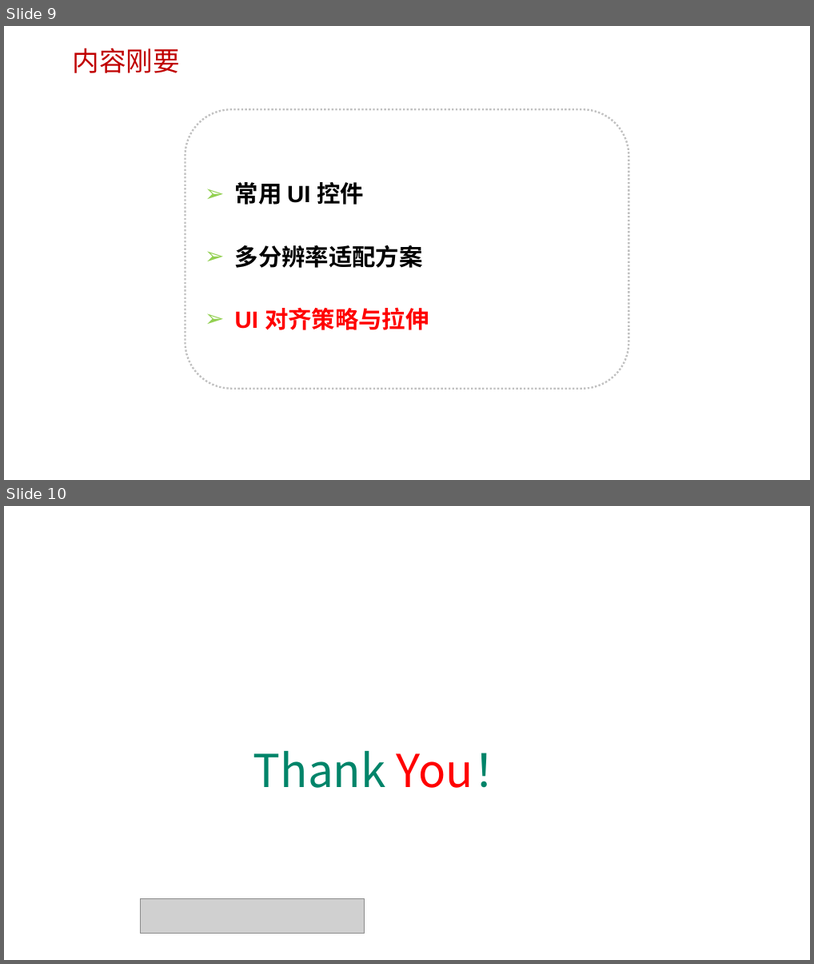
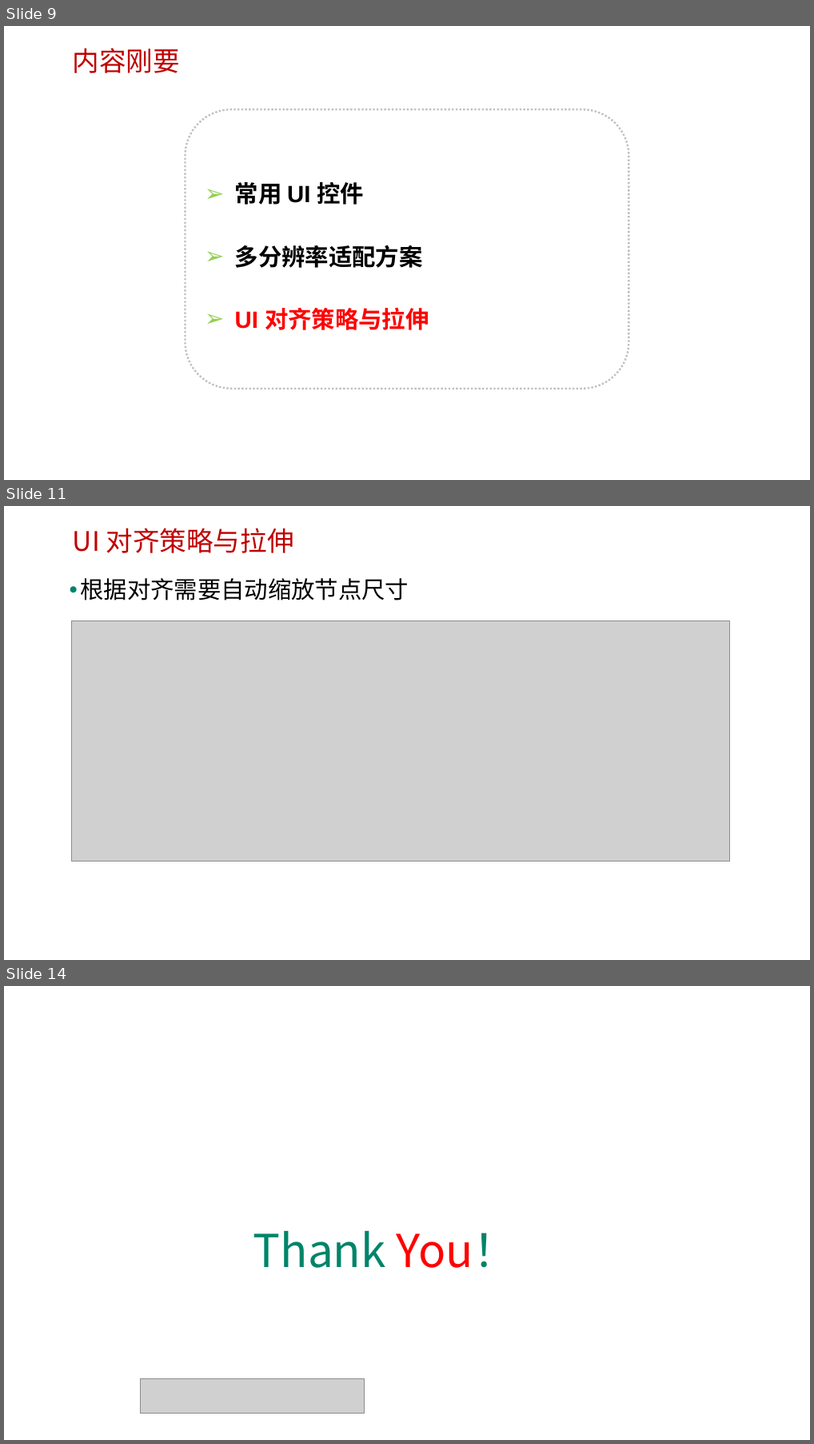
Before and after one commit to edu2act/course-H5-Animation-and-Game-Development, a slide deck: materials/slides/ch18.pptx. Shown one above the other, each under a label of ours: slides 9 and 10 before the commit, slides 9, 11 and 14 after it; the slides between them are not shown. The pictures are 814x964 and 814x1444 pixels, drawn with LibreOffice and Linux fonts; fonts in the diff are those of the drawing; grey boxes stand for pictures; background and template pictures are left out. Boxes give left, top, right and bottom in pixels: in the first picture for what was removed or moved away, otherwise in the second. Text is boxed around its words. In the diff, an @@ line names an element or a change of style, - is before the commit and + after.

```diff
--- a/materials/slides/ch18.pptx
+++ b/materials/slides/ch18.pptx
@@ slide 11 added at (4,506,810,960), background picture (left out) @@
@@ text added at (73,528,294,553), 32 pt, text #C00000 @@
+UI 对齐策略与拉伸
@@ text added at (80,578,409,600), 28 pt, text #000000 @@
+• 根据对齐需要自动缩放节点尺寸
@@ picture added at (71,621,730,861) @@
@@ what was slide 10 is now slide 14 @@
```
Also in this commit, not shown: 3 other slides added, 7 other files.
